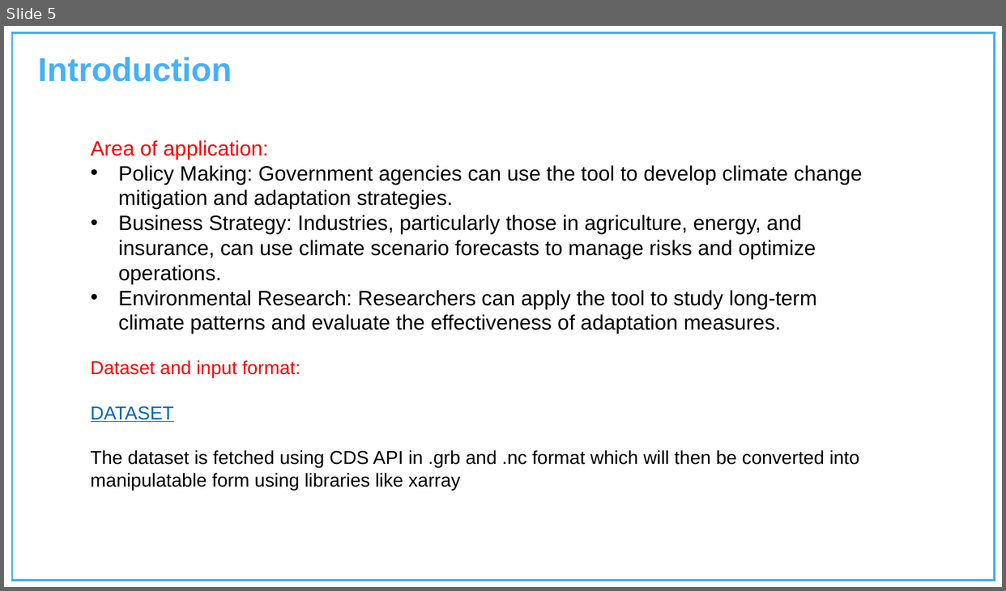
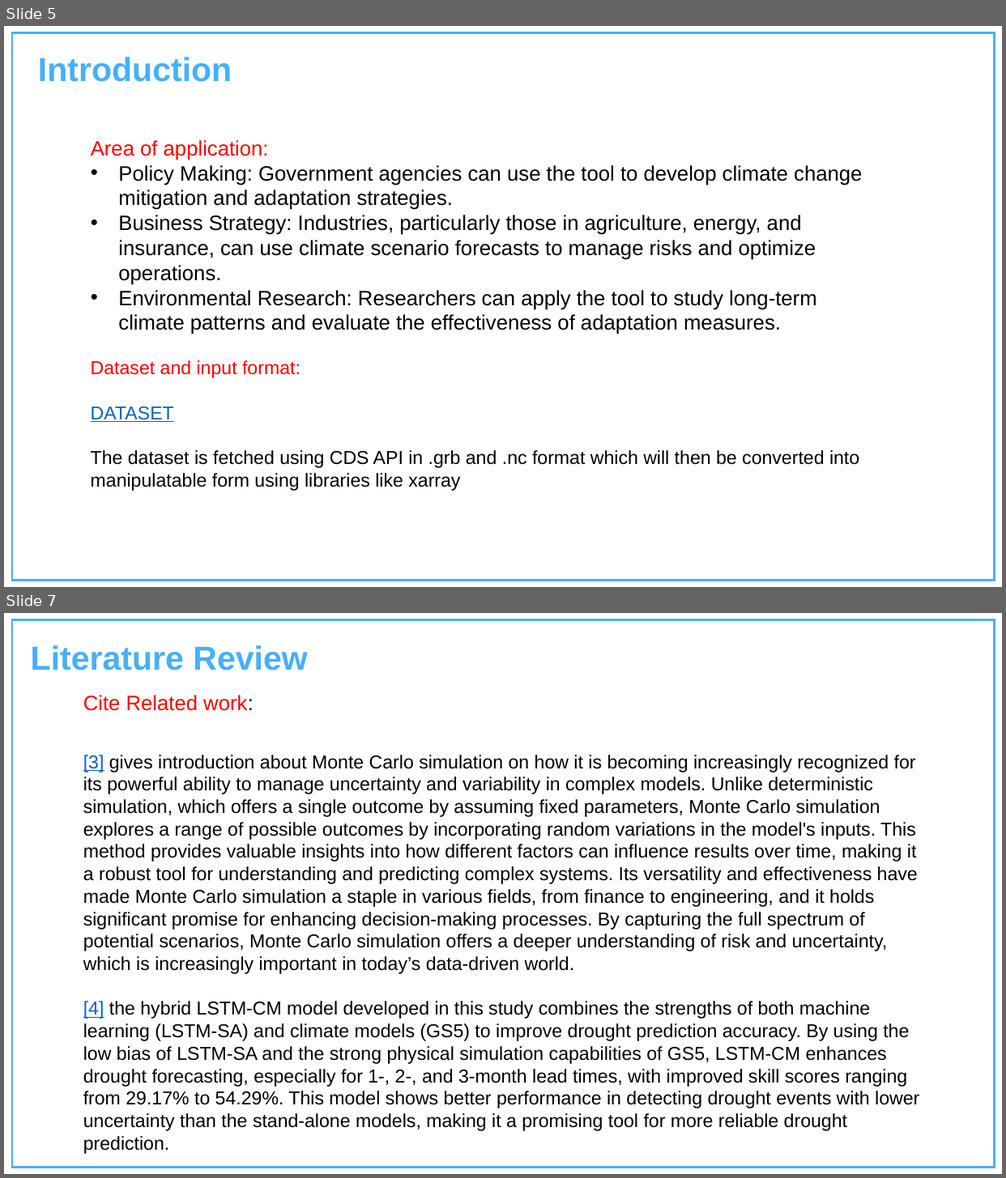
Before and after one commit to Charu-2718/AdaptiPlan, a slide deck: Project Presentation Template.pptx. Shown one above the other, each under a label of ours: slide 5 before the commit, slides 5 and 7 after it; the slides between them are not shown. The pictures are 1006x591 and 1006x1178 pixels, drawn with LibreOffice and Linux fonts; fonts in the diff are those of the drawing; background and template pictures are left out. Boxes give left, top, right and bottom in pixels: in the first picture for what was removed or moved away, otherwise in the second. Text is boxed around its words. In the diff, an @@ line names an element or a change of style, - is before the commit and + after.

```diff
--- a/Project Presentation Template.pptx
+++ b/Project Presentation Template.pptx
@@ slide 7 added at (x1=4, y1=613, x2=1002, y2=1174), background #FFFFFF; not listed: 1 template element that a slide beside it also shows @@
@@ text added at (x1=31, y1=645, x2=307, y2=671), 32 pt, text #46B0FA, bold @@
+Literature Review
@@ text added at (x1=83, y1=695, x2=919, y2=1154), 18 pt, text #000000 @@
+Cite Related work:
+[3] gives introduction about Monte Carlo simulation on how it is becoming increasingly recognized for its powerful ability to manage uncertainty and variability in complex models. Unlike deterministic simulation, which offers a single outcome by assuming fixed parameters, Monte Carlo simulation explores a range of possible outcomes by incorporating random variations in the model's inputs. This method provides valuable insights into how different factors can influence results over time, making it a robust tool for understanding and predicting complex systems. Its versatility and effectiveness have made Monte Carlo simulation a staple in various fields, from finance to engineering, and it holds significant promise for enhancing decision-making processes. By capturing the full spectrum of potential scenarios, Monte Carlo simulation offers a deeper understanding of risk and uncertainty, which is increasingly important in today’s data-driven world.
+[4] the hybrid LSTM-CM model developed in this study combines the strengths of both machine learning (LSTM-SA) and climate models (GS5) to improve drought prediction accuracy. By using the low bias of LSTM-SA and the strong physical simulation capabilities of GS5, LSTM-CM enhances drought forecasting, especially for 1-, 2-, and 3-month lead times, with improved skill scores ranging from 29.17% to 54.29%. This model shows better performance in detecting drought events with lower uncertainty than the stand-alone models, making it a promising tool for more reliable drought prediction.
```
Also in this commit, not shown: 4 slides changed, 1 other slide added, 1 other file.
